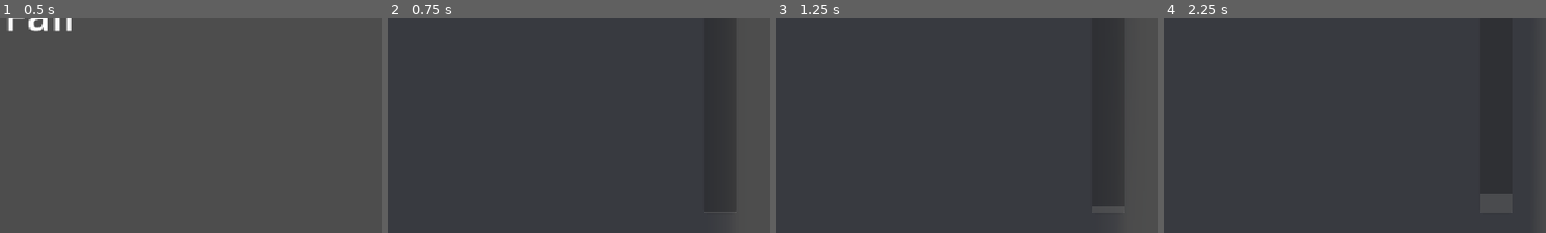
Above: before the commit, frames 1-4 (left to right).
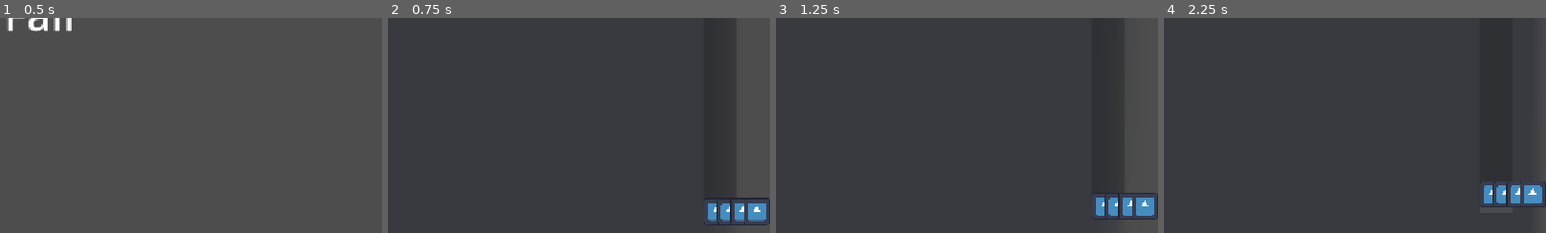
Above: after the commit, the same moments.

Repository: eebysheebstudio-hue/RatFall
Game: Godot game, scene res://Scenes/BootLevel.tscn
Two runs of this game, one before a commit and one after it. Both use one fixed random seed, a clock stepped at 60 frames per second and the inputs below. The engine's default icon, where the game draws it, is replaced by a stand-in: a white triangle on a blue panel in a dark square.
Inputs:
- Up to frame 1 (0.5 s): no input
- Up to frame 2 (0.75 s): click "Start Game" at 0.5 s
- Up to frame 3 (1.25 s): no input
- Up to frame 4 (2.25 s): tap Enter (ui_accept) at 1.25, 1.52 s; hold Right (ui_right) from 1.28 s (still down)
The pictures show only the part of the screen within x 50-100%, y 15-65%; the shares and areas given below are measured in that part.

Frame 1 is identical in both runs. In frame 2, 1.4% of the frame differs, in the area x 82-100%, y 83-97%; in frame 3, 1.4%; in frame 4, 1.4%.

Commit message:
Add icons to progress bar

Diff:
--- a/Scenes/UI/HillProgressBar.tscn
+++ b/Scenes/UI/HillProgressBar.tscn
@@ -1,6 +1,7 @@
 [gd_scene format=3 uid="uid://cpv7c16wg1g6m"]
 
 [ext_resource type="Script" uid="uid://0l7wudccyk08" path="res://Scenes/UI/hill_progress_bar.gd" id="1_kdk02"]
+[ext_resource type="Texture2D" uid="uid://cdhhm1tmv66xb" path="res://icon.svg" id="2_q1fsv"]
 
 [sub_resource type="StyleBoxFlat" id="StyleBoxFlat_kdk02"]
 bg_color = Color(0.6, 0.6, 0.6, 0.25490198)
@@ -26,3 +27,63 @@
 value = 1.0
 fill_mode = 3
 show_percentage = false
+
+[node name="Player1Icon" type="TextureRect" parent="." unique_id=1354372583]
+layout_mode = 1
+anchors_preset = 7
+anchor_left = 0.5
+anchor_top = 1.0
+anchor_right = 0.5
+anchor_bottom = 1.0
+offset_left = -576.0
+offset_top = -40.0
+offset_right = -536.0
+grow_horizontal = 2
+grow_vertical = 0
+texture = ExtResource("2_q1fsv")
+expand_mode = 1
+
+[node name="Player2Icon" type="TextureRect" parent="." unique_id=2008229165]
+layout_mode = 1
+anchors_preset = 7
+anchor_left = 0.5
+anchor_top = 1.0
+anchor_right = 0.5
+anchor_bottom = 1.0
+offset_left = -576.0
+offset_top = -40.0
+offset_right = -536.0
+grow_horizontal = 2
+grow_vertical = 0
+texture = ExtResource("2_q1fsv")
+expand_mode = 1
+
+[node name="Player3Icon" type="TextureRect" parent="." unique_id=1587796976]
+layout_mode = 1
+anchors_preset = 7
+anchor_left = 0.5
+anchor_top = 1.0
+anchor_right = 0.5
+anchor_bottom = 1.0
+offset_left = -576.0
+offset_top = -40.0
+offset_right = -536.0
+grow_horizontal = 2
+grow_vertical = 0
+texture = ExtResource("2_q1fsv")
+expand_mode = 1
+
+[node name="Player4Icon" type="TextureRect" parent="." unique_id=1443797397]
+layout_mode = 1
+anchors_preset = 7
+anchor_left = 0.5
+anchor_top = 1.0
+anchor_right = 0.5
+anchor_bottom = 1.0
+offset_left = -576.0
+offset_top = -40.0
+offset_right = -536.0
+grow_horizontal = 2
+grow_vertical = 0
+texture = ExtResource("2_q1fsv")
+expand_mode = 1
--- a/Scenes/UI/hill_progress_bar.gd
+++ b/Scenes/UI/hill_progress_bar.gd
@@ -1,8 +1,12 @@
 extends Control
 class_name HillProgressBar
+var icon_y_offset: float = 0
+var icon_x_offset: float = 0
 
 # Called when the node enters the scene tree for the first time.
 func _ready() -> void:
+	icon_y_offset = $Player1Icon.size.y /2
+	icon_x_offset = $Player1Icon.size.x /2
 	pass # Replace with function body.
 
 
@@ -10,5 +14,20 @@
 func _process(delta: float) -> void:
 	pass
 
+func initialize(n_player: int):
+	if n_player < 1:
+		$Player2Icon.show()
+	if n_player < 2:
+		$Player3Icon.show()
+	if n_player < 3:
+		$Player4Icon.show()
+
+func on_player_death(player_index: int):
+	pass
+
 func update_progress(value: float):
 	$ProgressBar.value = value
+	$Player1Icon.position = Vector2(0, size.y - icon_y_offset - size.y * value / 100)
+	$Player2Icon.position = Vector2(icon_x_offset, size.y - icon_y_offset - size.y * value / 100)
+	$Player3Icon.position = Vector2(2 * icon_x_offset, size.y - icon_y_offset - size.y * value / 100)
+	$Player4Icon.position = Vector2(3 * icon_x_offset, size.y - icon_y_offset - size.y * value / 100)
